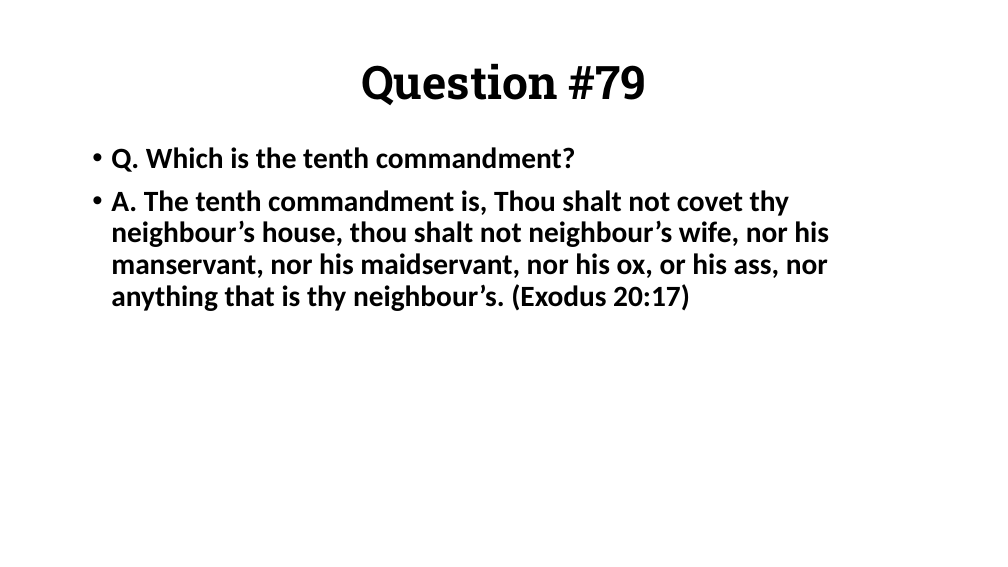
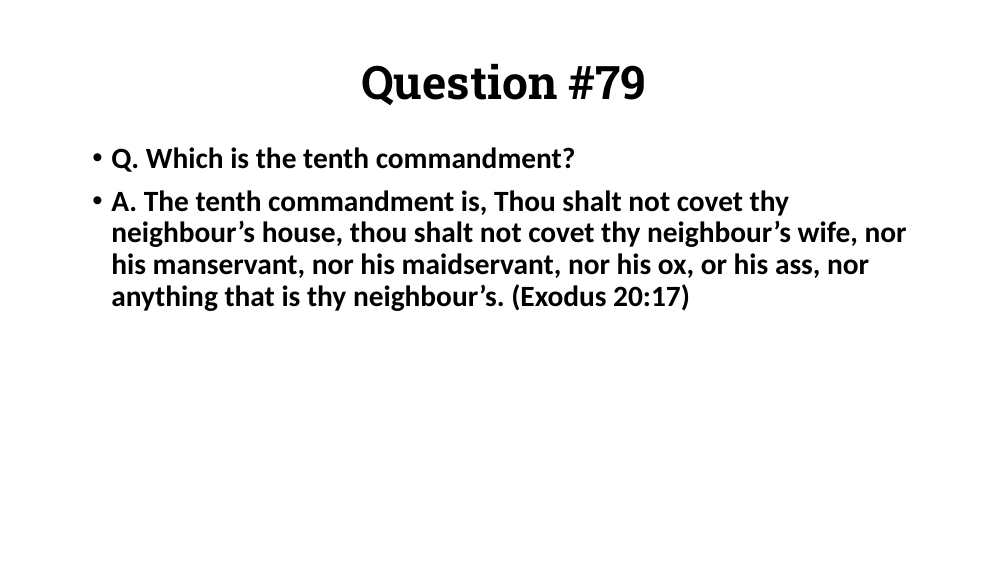
Before and after one commit to csmatyi/calvary_sunday_school, a slide deck: slide 2 of WSC79-81_211121.pptx. Drawn at 1008x567 pixels with LibreOffice and Linux fonts; fonts in the diff are those of the drawing. Boxes give left, top, right and bottom in pixels: in the first picture for what was removed or moved away, otherwise in the second. Text is boxed around its words. In the diff, an @@ line names an element or a change of style, - is before the commit and + after.

```diff
--- a/WSC79-81_211121.pptx
+++ b/WSC79-81_211121.pptx
@@ text at [111, 190, 907, 311]: text changed @@
-• A. The tenth commandment is, Thou shalt not covet thy neighbour’s house, thou shalt not neighbour’s wife, nor his manservant, nor his maidservant, nor his ox, or his ass, nor anything that is thy neighbour’s. (Exodus 20:17)
+• A. The tenth commandment is, Thou shalt not covet thy neighbour’s house, thou shalt not covet thy neighbour’s wife, nor his manservant, nor his maidservant, nor his ox, or his ass, nor anything that is thy neighbour’s. (Exodus 20:17)
```
Also in this commit, not shown: 11 other slides changed.
